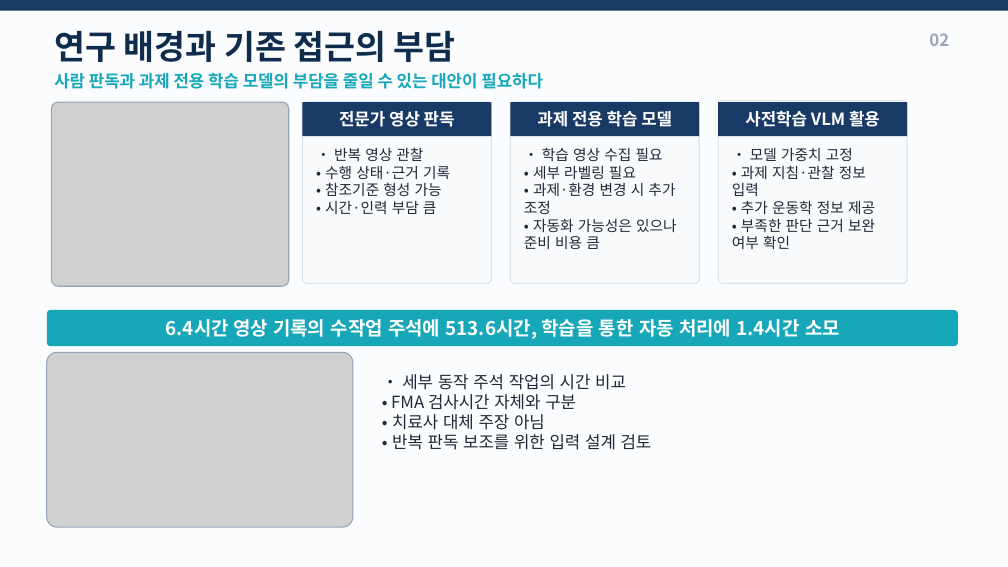
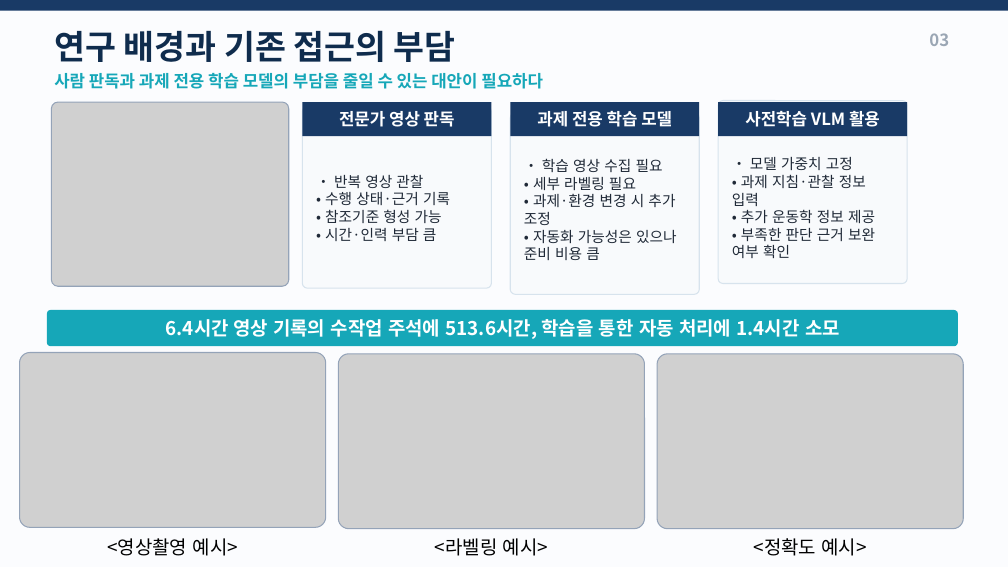
Before and after one commit to passtock/casstone, a slide deck: slide 3 of capstone/손과제_VLM_연구계획_0914.pptx (slide 2 before the commit). Drawn at 1008x567 pixels with LibreOffice and Linux fonts; fonts in the diff are those of the drawing; grey boxes stand for pictures. Boxes give left, top, right and bottom in pixels: in the first picture for what was removed or moved away, otherwise in the second. Text is boxed around its words. In the diff, an @@ line names an element or a change of style, - is before the commit and + after.

```diff
--- a/capstone/손과제_VLM_연구계획_0914.pptx
+++ b/capstone/손과제_VLM_연구계획_0914.pptx
@@ text at (929,33,949,46): text changed @@
-02
+03
@@ rounded rectangle: place and size @@
-rounded rectangle at (302,102,492,284)
+rounded rectangle at (302,107,492,288)
@@ 2 texts, 1 rounded rectangle: place and size @@
-2 texts, 1 rounded rectangle at (510,102,875,284)
+2 texts, 1 rounded rectangle at (510,113,875,294)
@@ text "• 반복 영상 관찰": place and size @@
-text "• 반복 영상 관찰" at (325,147,450,214)
+text "• 반복 영상 관찰" at (325,174,450,241)
@@ picture added at (20,352,326,527) @@
@@ picture: place and size @@
-picture at (47,352,353,527)
+picture at (338,354,644,529)
@@ picture added at (657,354,963,529) @@
@@ text removed at (391,374,652,450) @@
-• 세부 동작 주석 작업의 시간 비교
-• FMA 검사시간 자체와 구분
-• 치료사 대체 주장 아님
-• 반복 판독 보조를 위한 입력 설계 검토
@@ text added at (107,538,238,556), 18 pt, text #000000 @@
+<영상촬영 예시>
@@ text added at (435,538,548,556), 18 pt, text #000000 @@
+<라벨링 예시>
@@ text added at (754,538,867,556), 18 pt, text #000000 @@
+<정확도 예시>
```
Also in this commit, not shown: 5 other slides changed, 4 slides added, 2 slides removed, 4 other files.
